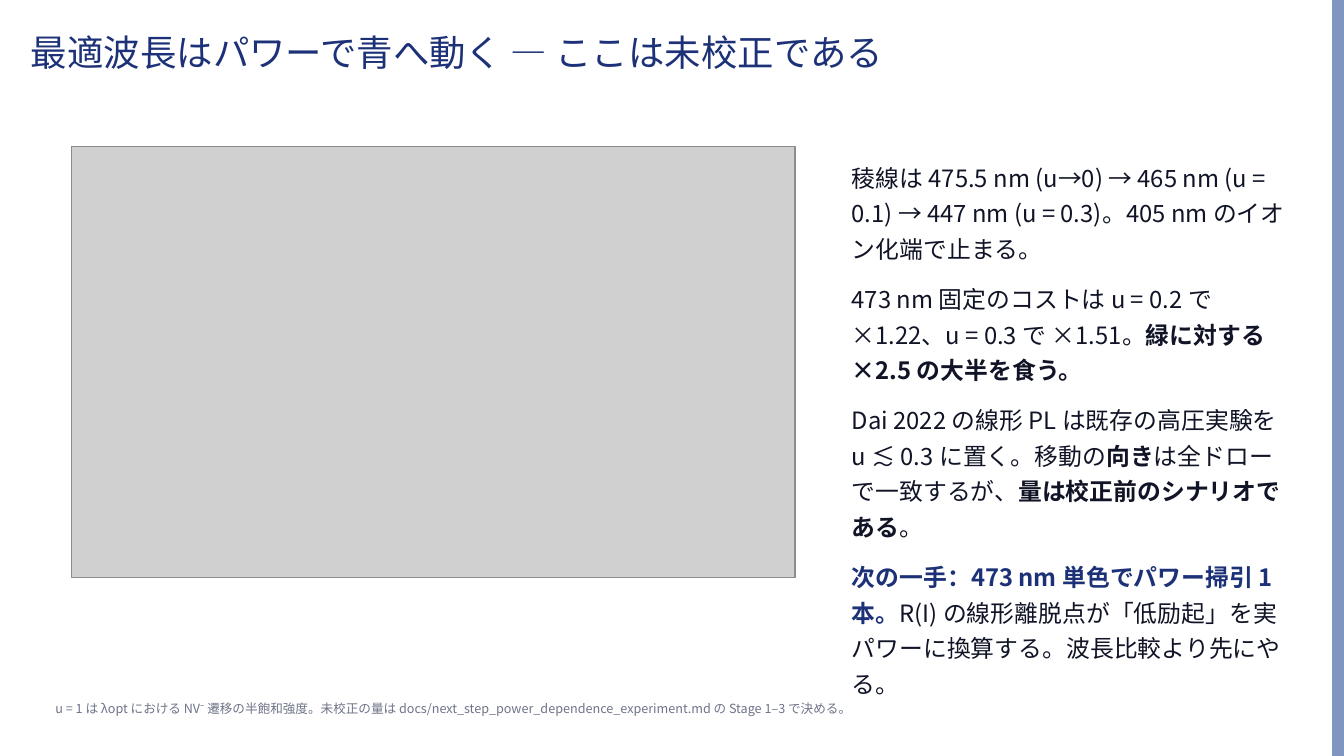
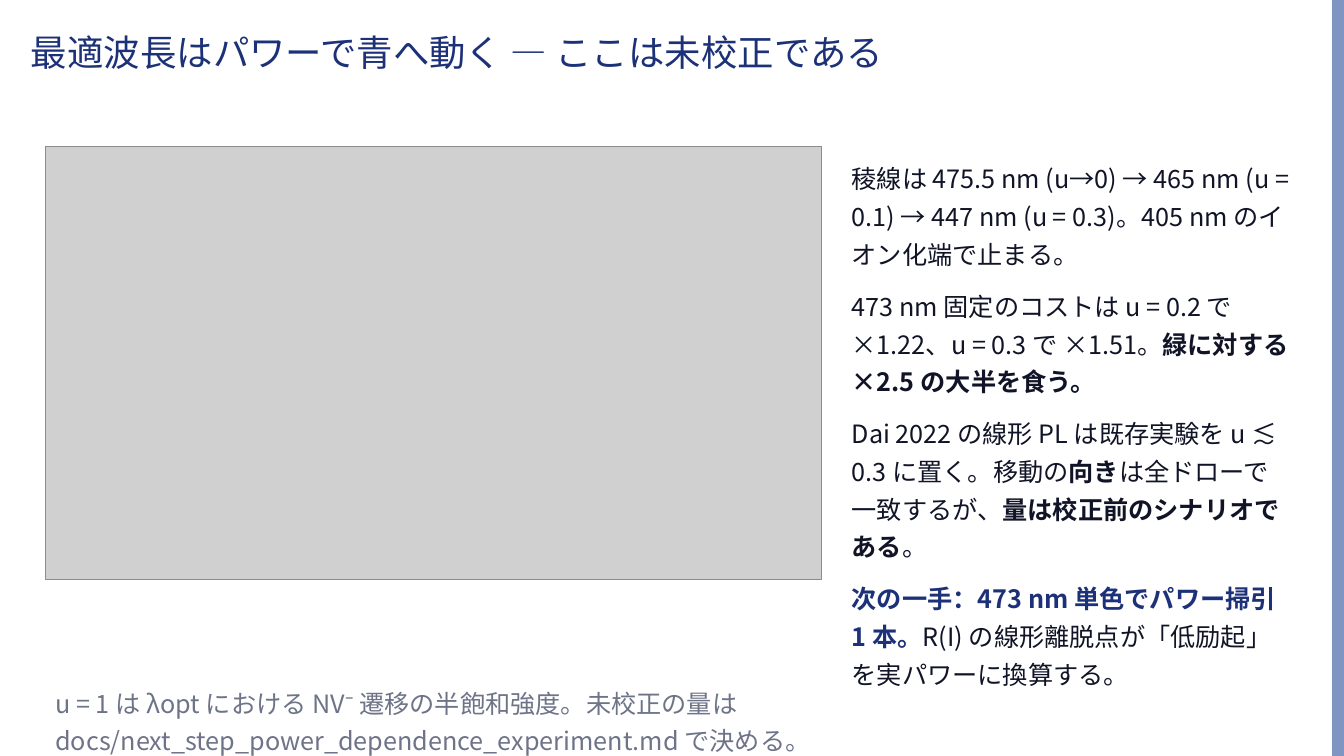
Before and after one commit to Risei412/ultra-high-pressure-ODMR, a slide deck: slide 8 of slides/odmr_473nm_talk.pptx. Drawn at 1344x756 pixels with LibreOffice and Linux fonts; fonts in the diff are those of the drawing; grey boxes stand for pictures; background and template pictures are left out. Boxes give left, top, right and bottom in pixels: in the first picture for what was removed or moved away, otherwise in the second. Text is boxed around its words. In the diff, an @@ line names an element or a change of style, - is before the commit and + after.

```diff
--- a/slides/odmr_473nm_talk.pptx
+++ b/slides/odmr_473nm_talk.pptx
@@ picture resized from (x1=72, y1=146, x2=796, y2=578) to (x1=45, y1=146, x2=822, y2=580) @@
@@ text at (x1=852, y1=166, x2=1288, y2=394): size 17 to 18 pt in "稜線は 475.5 nm (u→0) → 465 nm ...", "473 nm 固定のコストは u = 0.2 で ..." @@
@@ text at (x1=852, y1=422, x2=1280, y2=686): text changed; size 17 to 18 pt @@
-Dai 2022 の線形 PL は既存の高圧実験を u ≲ 0.3 に置く。移動の向きは全ドローで一致するが、量は校正前のシナリオである。
-次の一手：473 nm 単色でパワー掃引 1 本。R(I) の線形離脱点が「低励起」を実パワーに換算する。波長比較より先にやる。
+Dai 2022 の線形 PL は既存実験を u ≲ 0.3 に置く。移動の向きは全ドローで一致するが、量は校正前のシナリオである。
+次の一手：473 nm 単色でパワー掃引 1 本。R(I) の線形離脱点が「低励起」を実パワーに換算する。
@@ text at (x1=55, y1=692, x2=811, y2=756): text changed; size 9 to 18 pt @@
-u = 1 は λopt における NV⁻ 遷移の半飽和強度。未校正の量は docs/next_step_power_dependence_experiment.md の Stage 1–3 で決める。
+u = 1 は λopt における NV⁻ 遷移の半飽和強度。未校正の量は docs/next_step_power_dependence_experiment.md で決める。
```
Also in this commit, not shown: 8 other slides changed, 8 other files.
